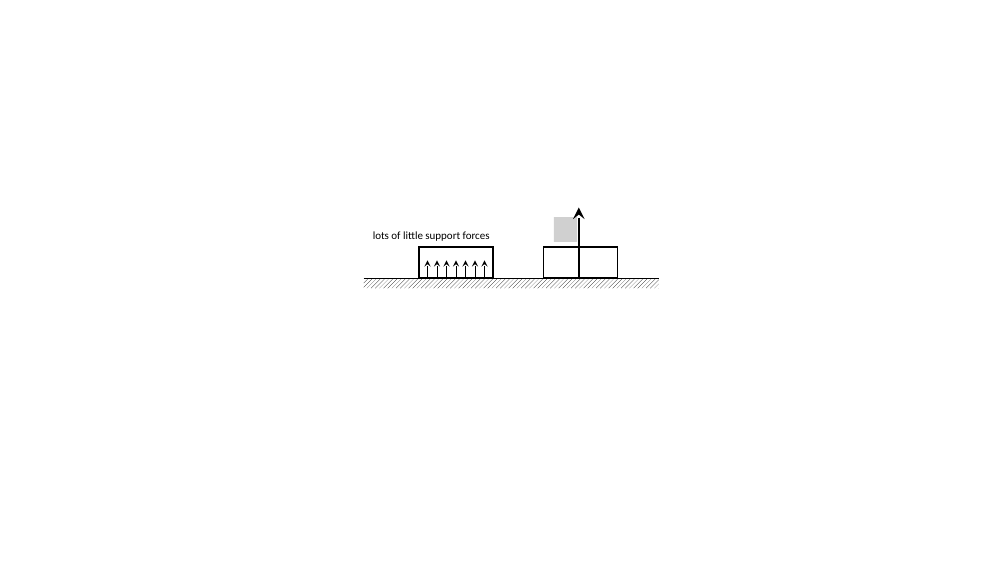
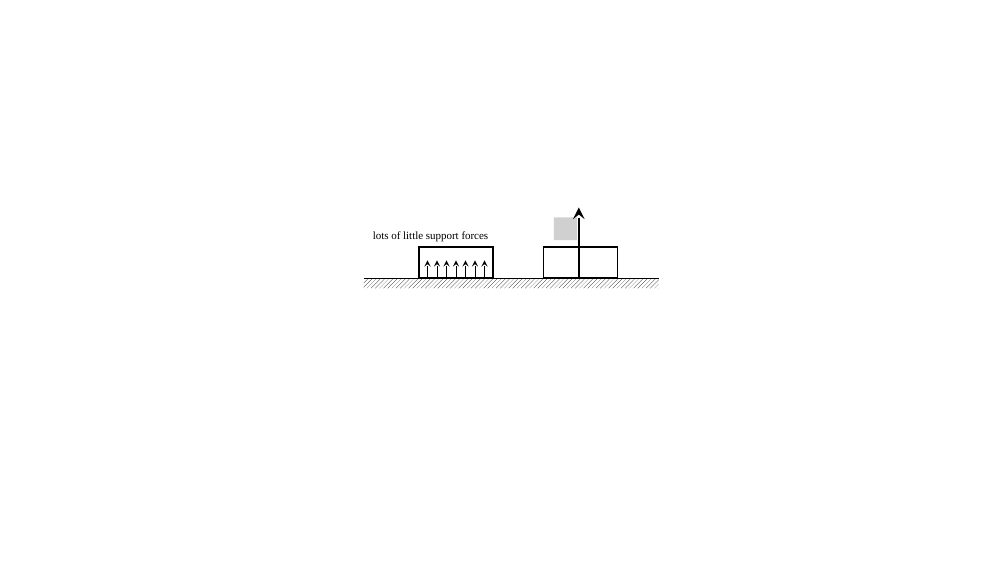
Before and after one commit to RichmondPhysics/131, a slide deck: slide 1 of StudentGuideModule1/friction/normal_forces.pptx. Drawn at 1008x567 pixels with LibreOffice and Linux fonts; fonts in the diff are those of the drawing; grey boxes stand for pictures. Boxes give left, top, right and bottom in pixels: in the first picture for what was removed or moved away, otherwise in the second. Text is boxed around its words. In the diff, an @@ line names an element or a change of style, - is before the commit and + after.

Commit message:
Chaged notation and figures
-updated the ppt file of fig normal_forces
-updated the ppt file of fig force_diagram
-updated the ppt file offig force_diagram2

```diff
--- a/StudentGuideModule1/friction/normal_forces.pptx
+++ b/StudentGuideModule1/friction/normal_forces.pptx
@@ text "lots of little support forces" at (373, 231, 489, 242): font Calibri to Times New Roman @@
```
Also in this commit, not shown: 6 other files.
